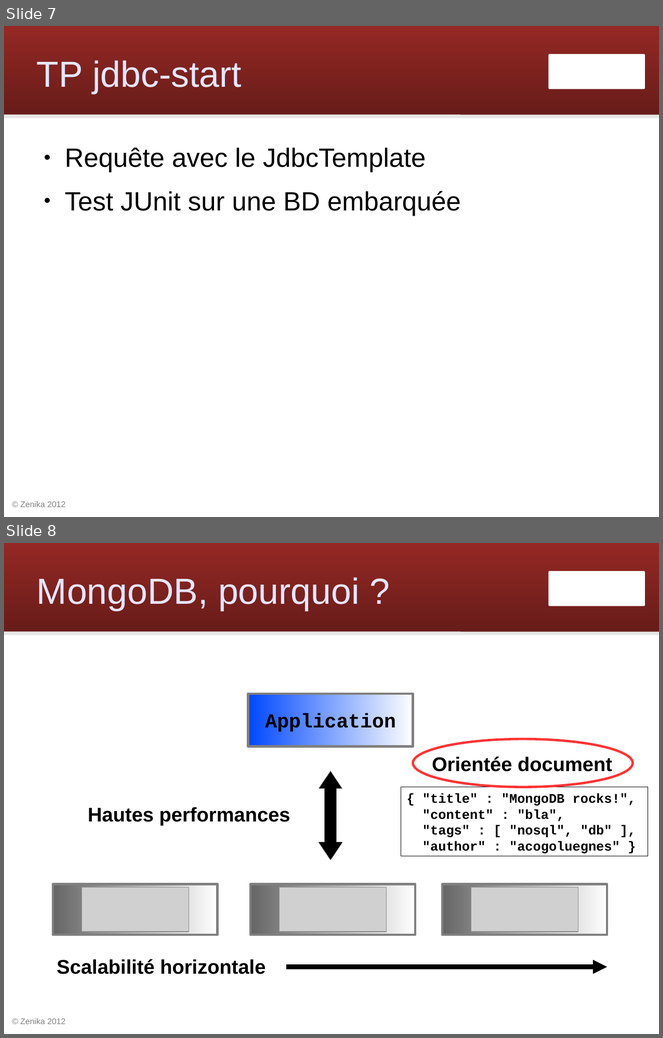
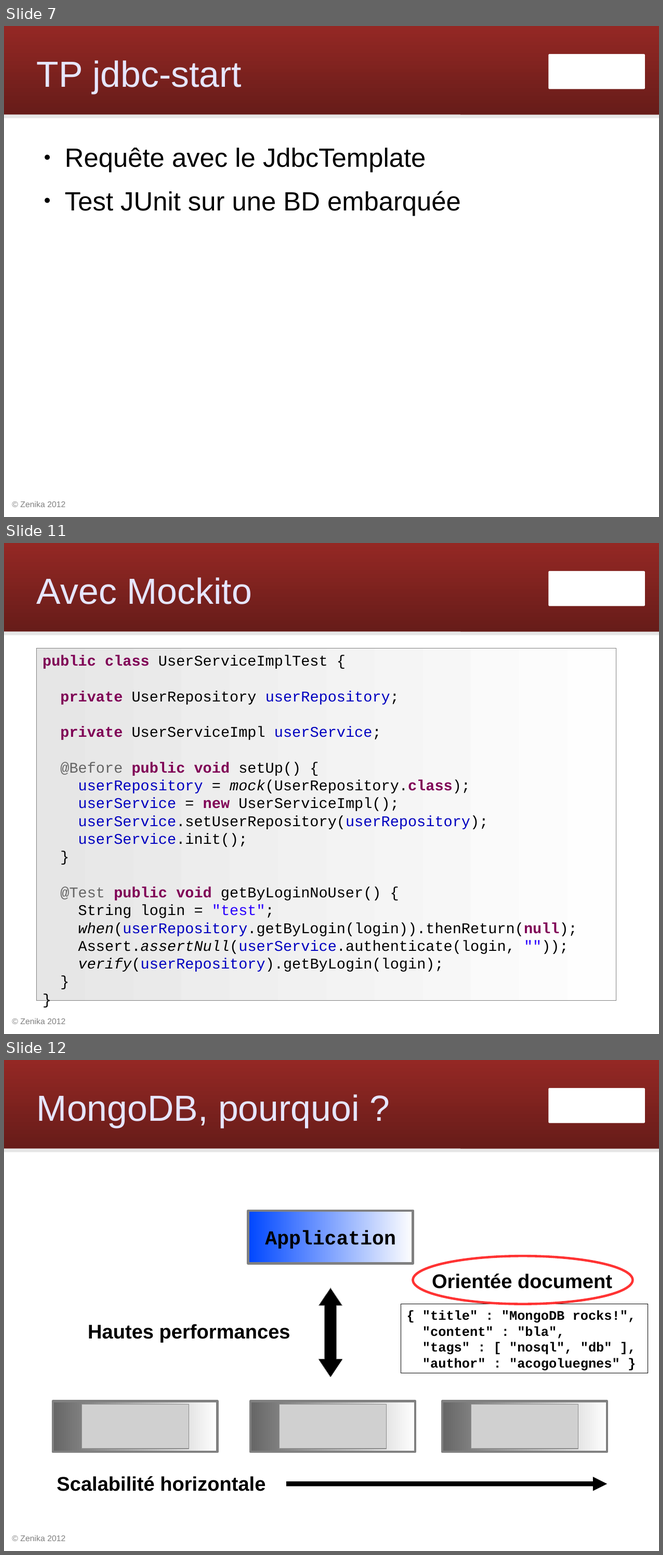
Before and after one commit to Zenika/workshop-spring-core, a slide deck: spring-workshop.odp. Shown one above the other, each under a label of ours: slides 7 and 8 before the commit, slides 7, 11 and 12 after it; the slides between them are not shown. The pictures are 663x1038 and 663x1555 pixels, drawn with LibreOffice and Linux fonts; fonts in the diff are those of the drawing; grey boxes stand for pictures; background and template pictures are left out. Boxes give left, top, right and bottom in pixels: in the first picture for what was removed or moved away, otherwise in the second. Text is boxed around its words. In the diff, an @@ line names an element or a change of style, - is before the commit and + after.

Commit message:
slides test unitaires

```diff
--- a/spring-workshop.odp
+++ b/spring-workshop.odp
@@ slide 11 added at [4,543,659,1034], background #FFFFFF; not listed: 4 template elements that a slide beside it also shows @@
@@ title added at [37,577,252,604], 44 pt, text #E6E6FF @@
+Avec Mockito
@@ rectangle added at [37,648,617,1001], fill gradient #E6E6E6 to #FEFEFE, outline #808080 0 pt, 18 pt, text #000000 @@
+public class UserServiceImplTest {
+private UserRepository userRepository;
+private UserServiceImpl userService;
+@Before public void setUp() {
+userRepository = mock(UserRepository.class);
+userService = new UserServiceImpl();
+userService.setUserRepository(userRepository);
+userService.init();
+}
+@Test public void getByLoginNoUser() {
+String login = "test";
+when(userRepository.getByLogin(login)).thenReturn(null);
+Assert.assertNull(userService.authenticate(login, ""));
+verify(userRepository).getByLogin(login);
+}
+}
@@ what was slide 8 is now slide 12 @@
```
Also in this commit, not shown: 3 other slides added.
